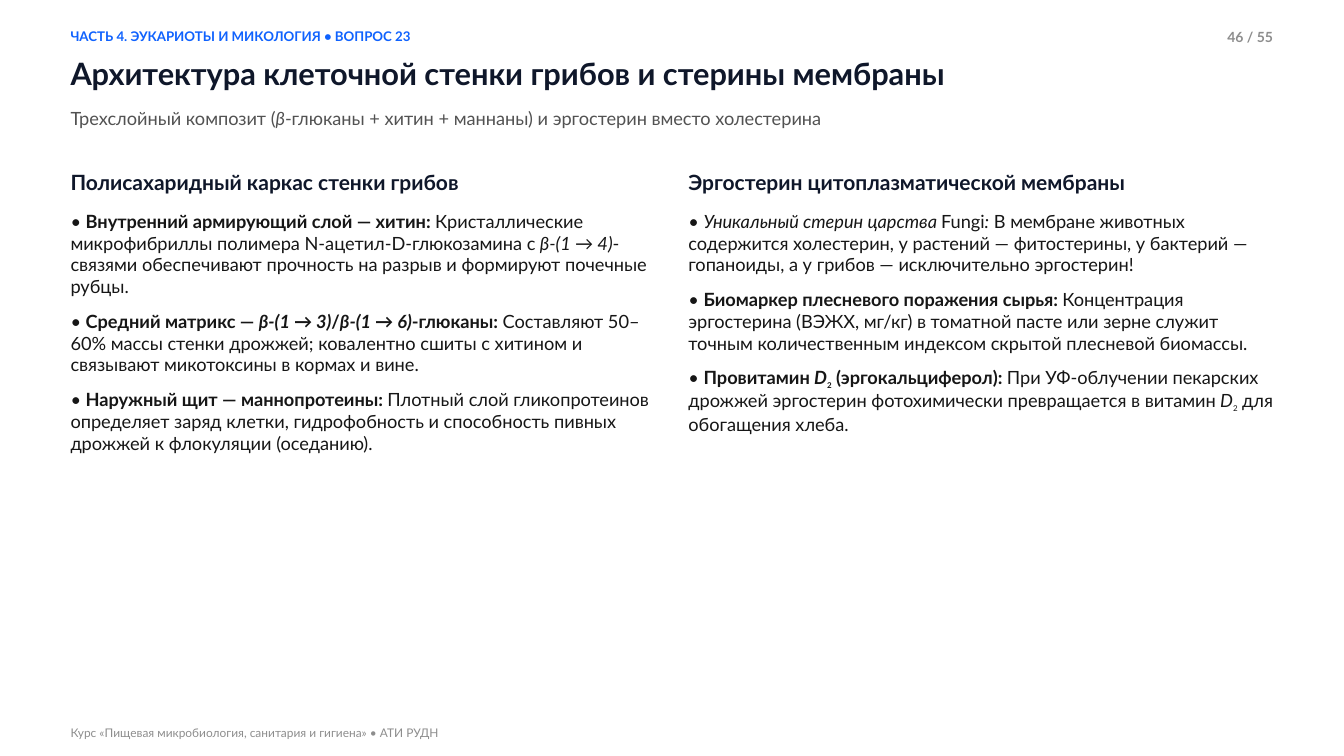
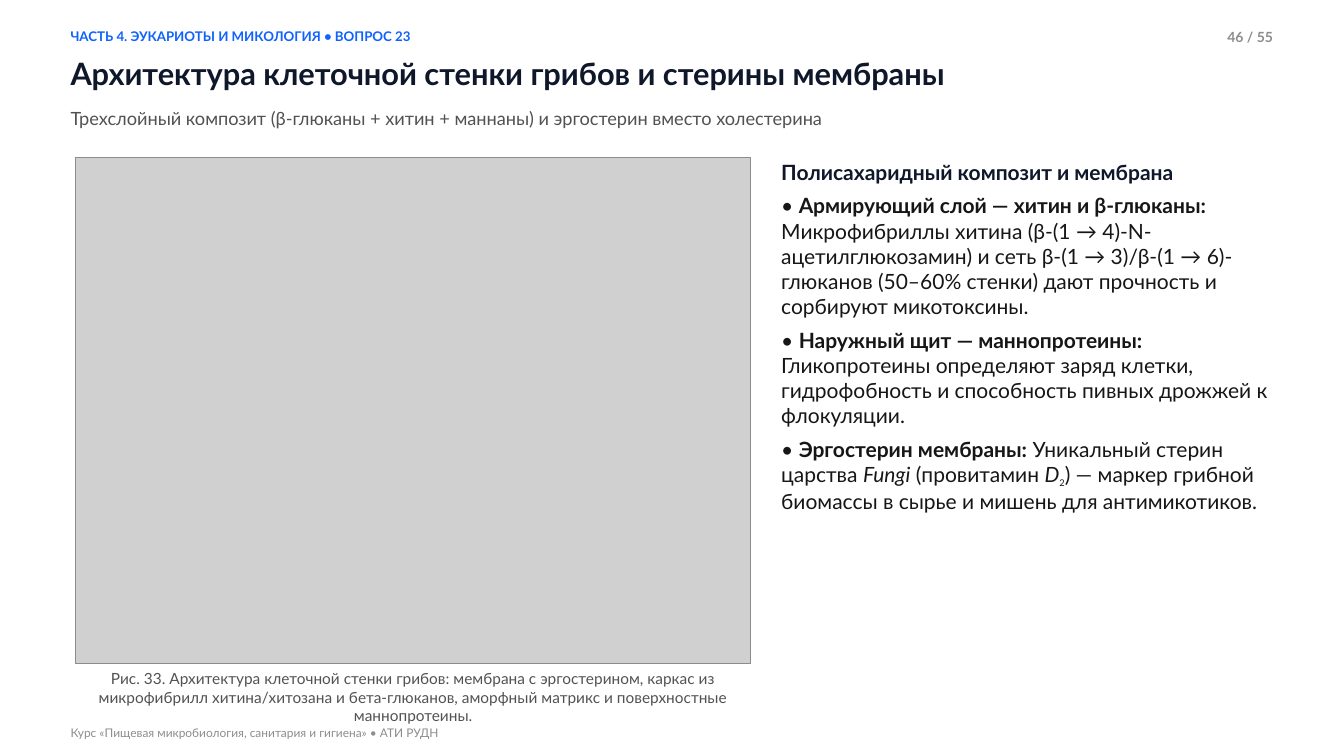
Before and after one commit to yaroslavtsevam/microbio-ati-rudn.github.io, a slide deck: slide 46 of assets/presentations/Lecture_02_Microbiology.pptx. Drawn at 1344x756 pixels with LibreOffice and Linux fonts; fonts in the diff are those of the drawing; grey boxes stand for pictures. Boxes give left, top, right and bottom in pixels: in the first picture for what was removed or moved away, otherwise in the second. Text is boxed around its words. In the diff, an @@ line names an element or a change of style, - is before the commit and + after.

Commit message:
Fix Lecture 2 presentation: enlarge body text in PPTX, fix math/chem formulas, transparent headerless SVG schemes, add 6 fungi illustrations

```diff
--- a/assets/presentations/Lecture_02_Microbiology.pptx
+++ b/assets/presentations/Lecture_02_Microbiology.pptx
@@ text "Трехслойный композит (β-глюканы + хитин ..." at <box>71,111,822,129</box>: italic off in "(β-глюканы" @@
@@ text removed at <box>71,174,649,453</box> @@
-Полисахаридный каркас стенки грибов
-• Внутренний армирующий слой — хитин: Кристаллические микрофибриллы полимера N-ацетил-D-глюкозамина с β-(1 → 4)-связями обеспечивают прочность на разрыв и формируют почечные рубцы.
-• Средний матрикс — β-(1 → 3)/β-(1 → 6)-глюканы: Составляют 50–60% массы стенки дрожжей; ковалентно сшиты с хитином и связывают микотоксины в кормах и вине.
-• Наружный щит — маннопротеины: Плотный слой гликопротеинов определяет заряд клетки, гидрофобность и способность пивных дрожжей к флокуляции (оседанию).
@@ picture added at <box>76,157,750,663</box> @@
@@ text removed at <box>688,174,1273,434</box> @@
-Эргостерин цитоплазматической мембраны
-• Уникальный стерин царства Fungi: В мембране животных содержится холестерин, у растений — фитостерины, у бактерий — гопаноиды, а у грибов — исключительно эргостерин!
-• Биомаркер плесневого поражения сырья: Концентрация эргостерина (ВЭЖХ, мг/кг) в томатной пасте или зерне служит точным количественным индексом скрытой плесневой биомассы.
-• Провитамин D2 (эргокальциферол): При УФ-облучении пекарских дрожжей эргостерин фотохимически превращается в витамин D2 для обогащения хлеба.
@@ text added at <box>781,164,1268,513</box>, 15 pt, text #161616 @@
+Полисахаридный композит и мембрана
+• Армирующий слой — хитин и β-глюканы: Микрофибриллы хитина (β-(1 → 4)-N-ацетилглюкозамин) и сеть β-(1 → 3)/β-(1 → 6)-глюканов (50–60% стенки) дают прочность и сорбируют микотоксины.
+• Наружный щит — маннопротеины: Гликопротеины определяют заряд клетки, гидрофобность и способность пивных дрожжей к флокуляции.
+• Эргостерин мембраны: Уникальный стерин царства Fungi (провитамин D2) — маркер грибной биомассы в сырье и мишень для антимикотиков.
@@ text added at <box>99,673,727,706</box>, 11 pt, text #525252 @@
+Рис. 33. Архитектура клеточной стенки грибов: мембрана с эргостерином, каркас из микрофибрилл хитина/хитозана и бета-глюканов, аморфный матрикс и поверхностные маннопротеины.
```
Also in this commit, not shown: 54 other slides changed, 20 other files.
